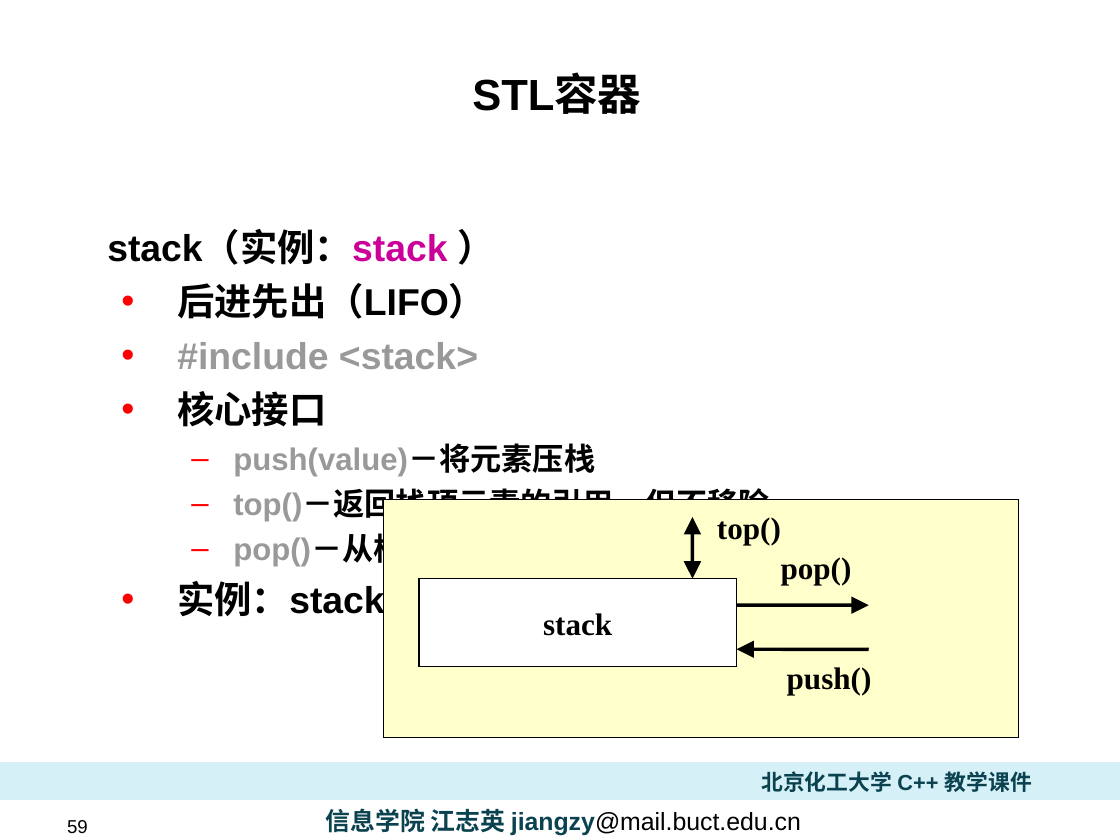
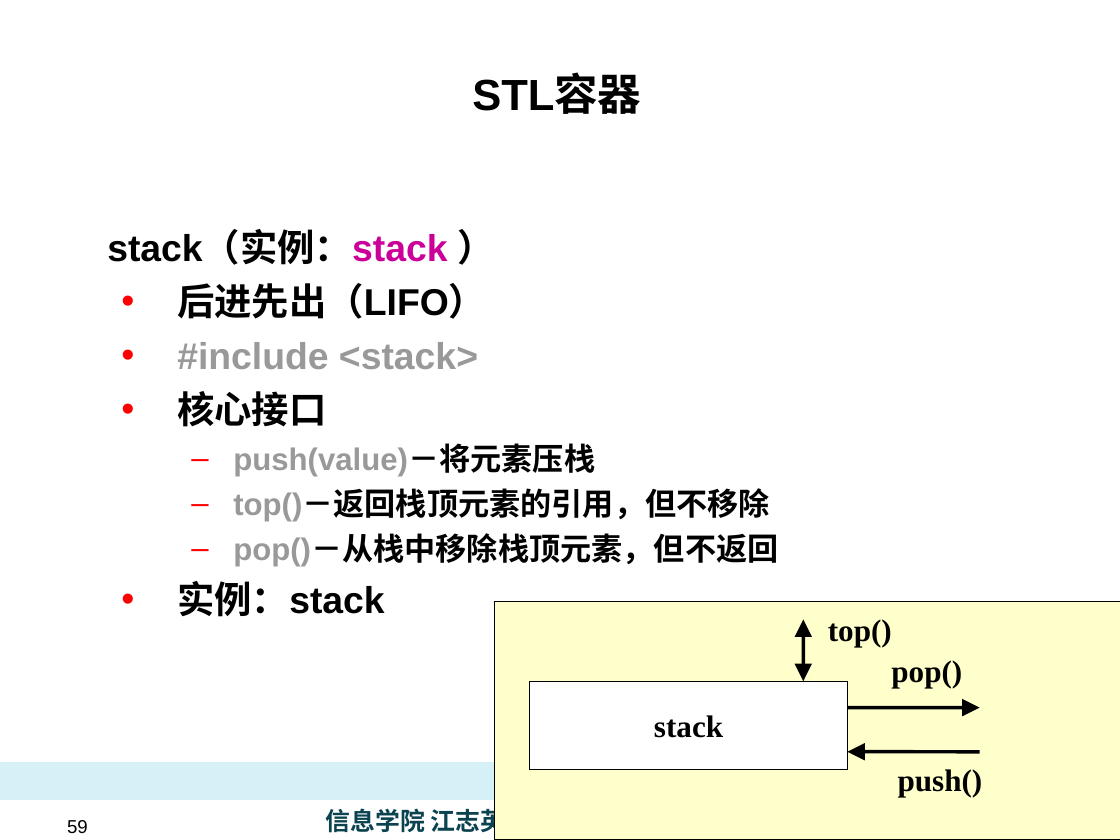
Before and after one commit to Ice-Jeffrey/cpp-Object-oriented-Programming, a slide deck: slide 59 of Powerpoints/6-STL库.ppt. Drawn at 1120x840 pixels with LibreOffice and Linux fonts; fonts in the diff are those of the drawing; background and template pictures are left out. Boxes give left, top, right and bottom in pixels: in the first picture for what was removed or moved away, otherwise in the second. Text is boxed around its words. In the diff, an @@ line names an element or a change of style, - is before the commit and + after.

```diff
--- a/Powerpoints/6-STL库.ppt
+++ b/Powerpoints/6-STL库.ppt
@@ 2 texts, 2 rectangles, 1 arrow, 1 double arrow: place and size @@
-2 texts, 2 rectangles, 1 arrow, 1 double arrow at (384, 500, 1019, 738)
+2 texts, 2 rectangles, 1 arrow, 1 double arrow at (494, 601, 1120, 840)
@@ arrow moved from (737, 605) - (869, 605) to (848, 708) - (980, 708) @@
@@ text removed at (761, 771, 1032, 792) @@
-北京化工大学 C++ 教学课件
@@ text "push()": place and size @@
-text "push()" at (787, 667, 872, 694)
+text "push()" at (898, 769, 983, 797)
```
Also in this commit, not shown: 3 other files.
